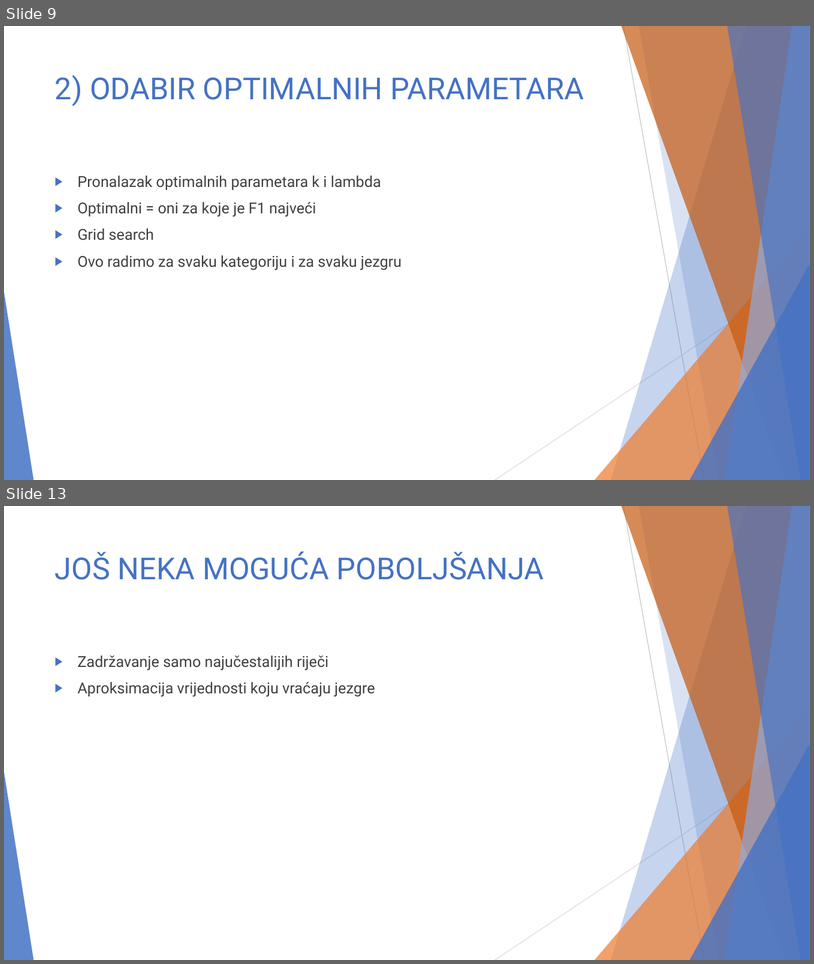
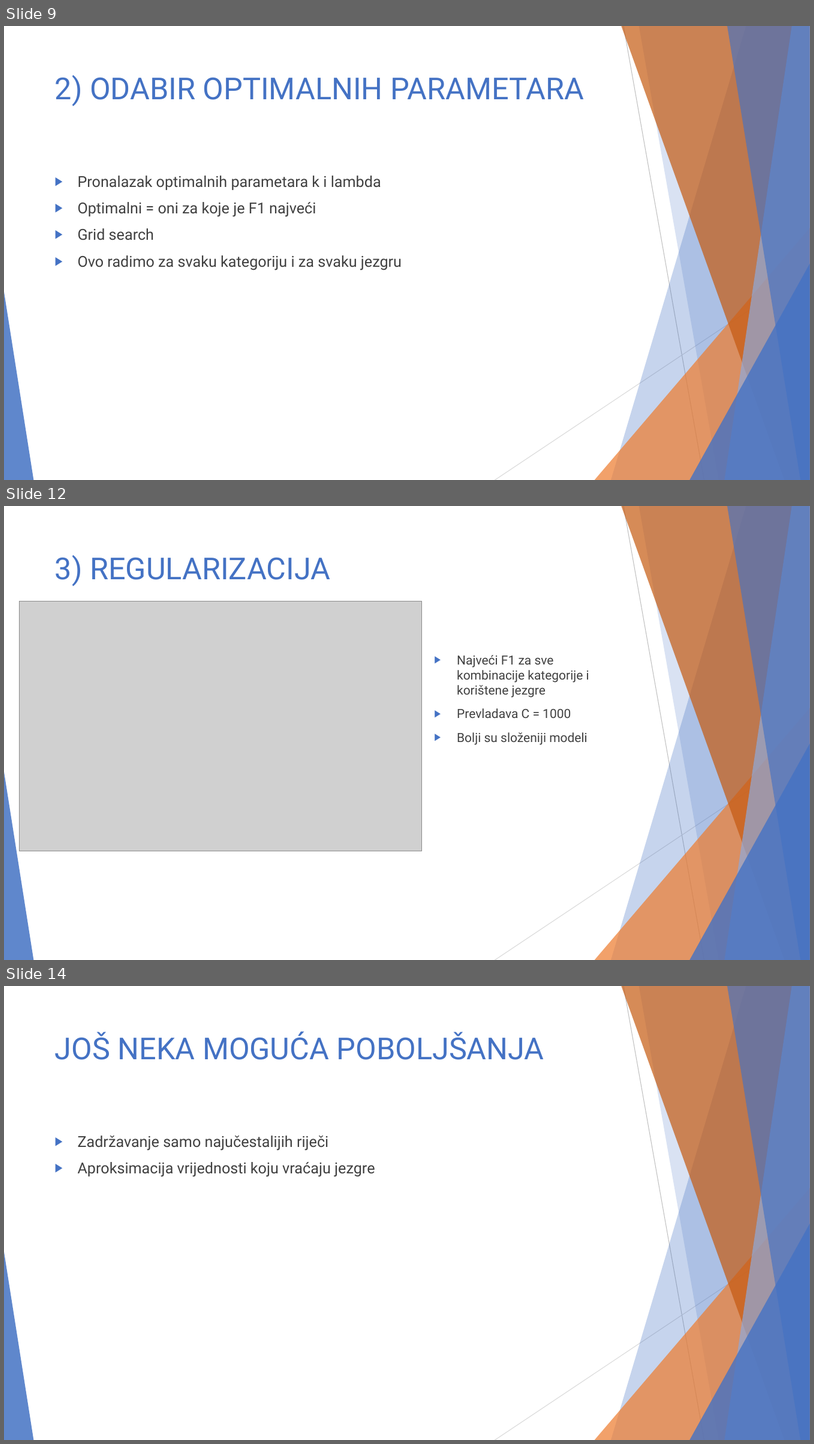
Before and after one commit to majajuric/UUZOP-Text-Classification-using-String-Kernels, a slide deck: UZOP_prezentacija.pptx. Shown one above the other, each under a label of ours: slides 9 and 13 before the commit, slides 9, 12 and 14 after it; the slides between them are not shown. The pictures are 814x964 and 814x1444 pixels, drawn with LibreOffice and Linux fonts; fonts in the diff are those of the drawing; grey boxes stand for pictures. Boxes give left, top, right and bottom in pixels: in the first picture for what was removed or moved away, otherwise in the second. Text is boxed around its words. In the diff, an @@ line names an element or a change of style, - is before the commit and + after.

```diff
--- a/UZOP_prezentacija.pptx
+++ b/UZOP_prezentacija.pptx
@@ slide 12 added at [4,506,810,960], background #FFFFFF; not listed: 10 template elements that a slide beside it also shows @@
@@ title added at [55,555,330,586], 36 pt, text #4472C4 @@
+3) REGULARIZACIJA
@@ picture added at [19,601,422,851] @@
@@ text added at [457,655,590,745], 15 pt, text #404040 @@
+▶ Najveći F1 za sve kombinacije kategorije i korištene jezgre
+▶ Prevladava C = 1000
+▶ Bolji su složeniji modeli
@@ what was slide 13 is now slide 14 @@
```
Also in this commit, not shown: 2 slides changed, 1 other slide added, 1 slide removed.
